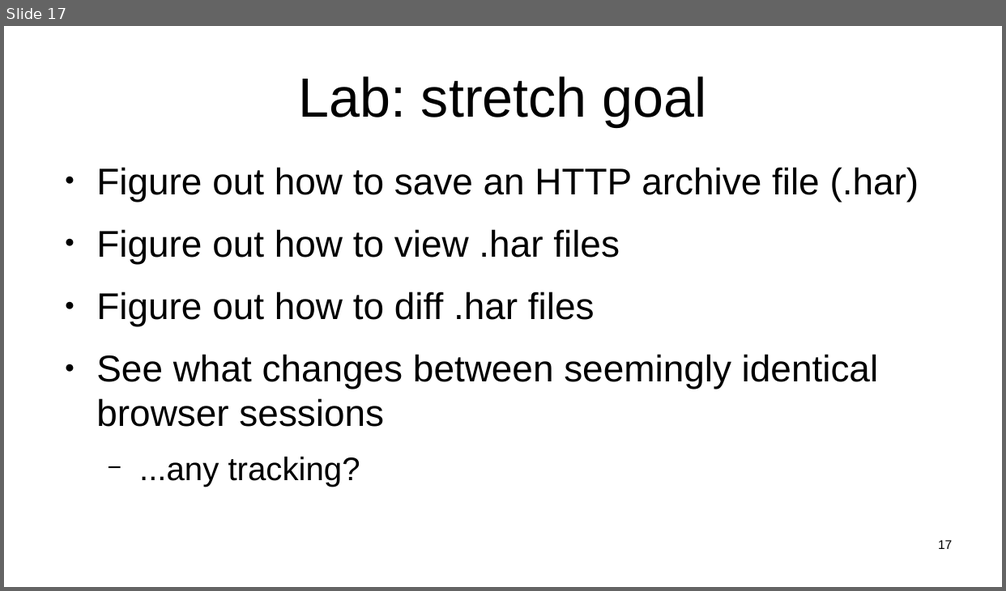
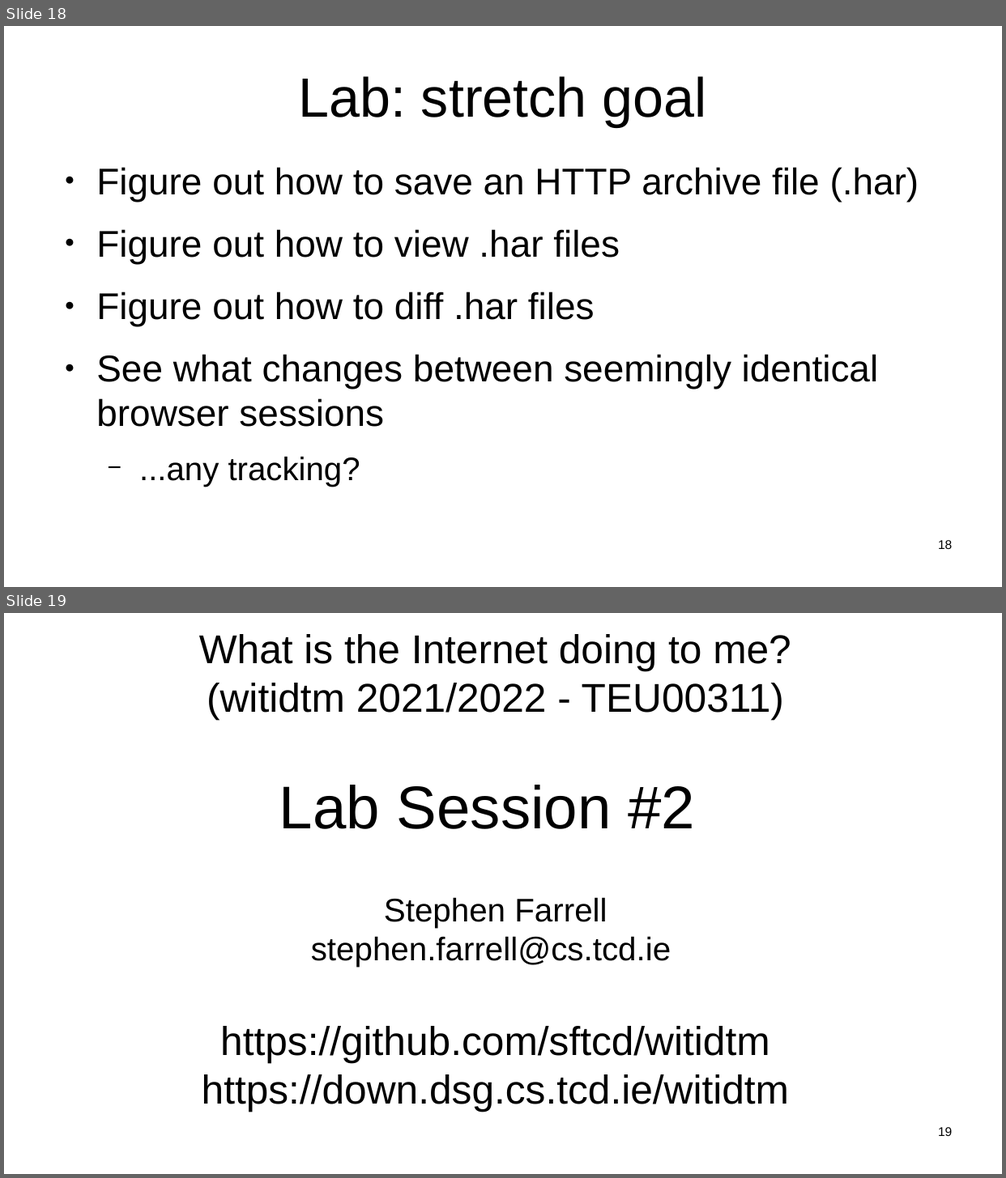
Before and after one commit to sftcd/witidtm, a slide deck: lectures/2021-2022/labs.odp. Shown one above the other, each under a label of ours: slide 17 before the commit, slides 18 and 19 after it. The pictures are 1006x591 and 1006x1178 pixels, drawn with LibreOffice and Linux fonts; fonts in the diff are those of the drawing. Boxes give left, top, right and bottom in pixels: in the first picture for what was removed or moved away, otherwise in the second. Text is boxed around its words. In the diff, an @@ line names an element or a change of style, - is before the commit and + after.

```diff
--- a/lectures/2021-2022/labs.odp
+++ b/lectures/2021-2022/labs.odp
@@ slide 19 added at (4, 613, 1002, 1174), background #FFFFFF @@
@@ subtitle added at (199, 634, 791, 1111), 32 pt, text #000000 @@
+What is the Internet doing to me?
+(witidtm 2021/2022 - TEU00311)
+Lab Session #2
+Stephen Farrell
+stephen.farrell@cs.tcd.ie
+https://github.com/sftcd/witidtm
+https://down.dsg.cs.tcd.ie/witidtm
@@ page number added at (938, 1127, 952, 1136), 10 pt, text #000000 @@
+19
@@ what was slide 17 is now slide 18 @@
@@ page number at (938, 540, 952, 549): text changed @@
-17
+18
```
Also in this commit, not shown: 1 slide changed, 10 other slides added, 3 other files.
